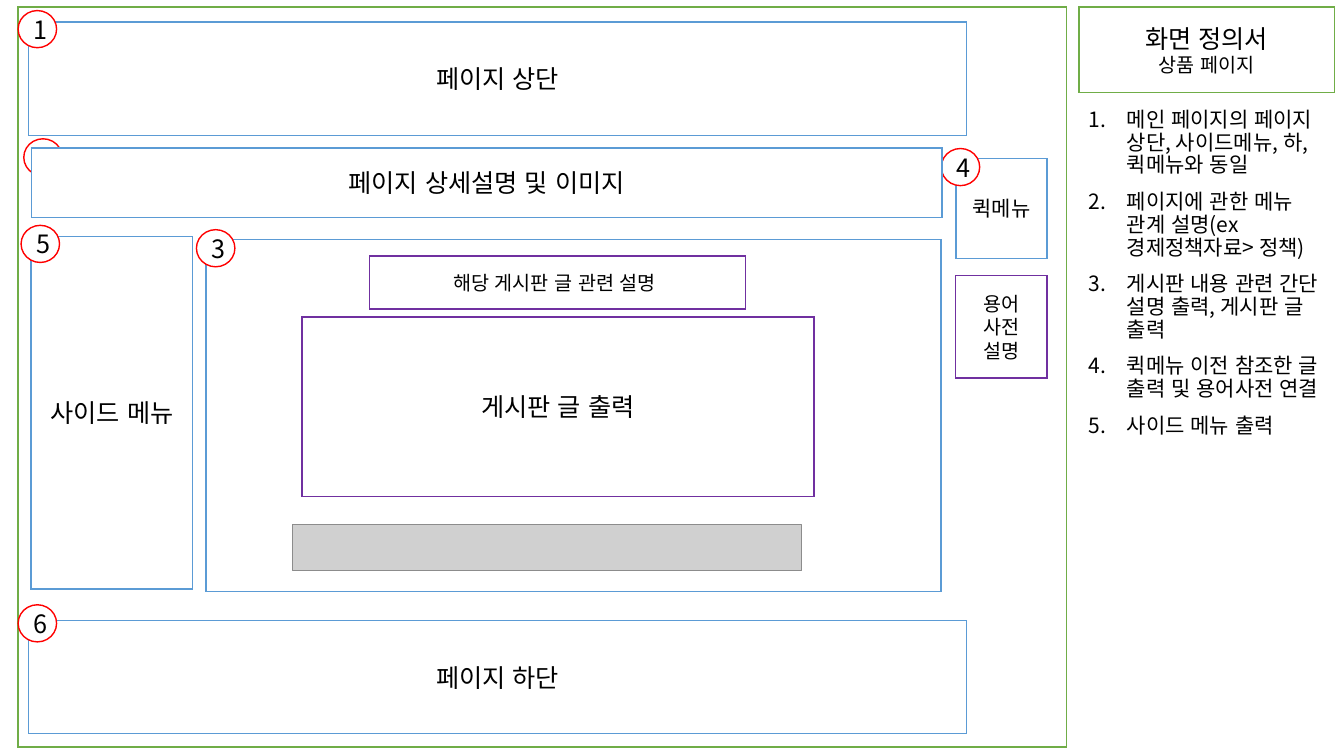
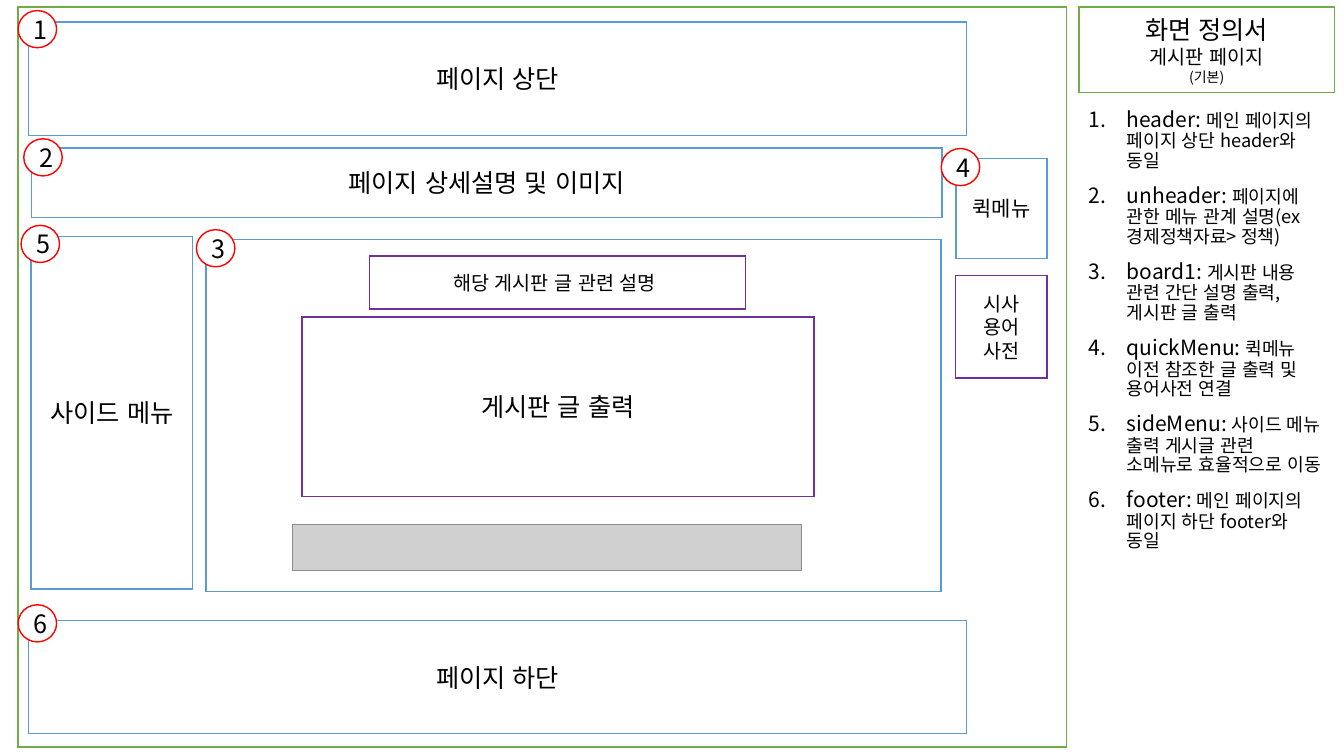
Before and after one commit to JSH970930/renewKDI, a slide deck: slide 4 of 응용SW프로젝트 화면정의서 1조.pptx. Drawn at 1344x756 pixels with LibreOffice and Linux fonts; fonts in the diff are those of the drawing; grey boxes stand for pictures. Boxes give left, top, right and bottom in pixels: in the first picture for what was removed or moved away, otherwise in the second. Text is boxed around its words. In the diff, an @@ line names an element or a change of style, - is before the commit and + after.

```diff
--- a/응용SW프로젝트 화면정의서 1조.pptx
+++ b/응용SW프로젝트 화면정의서 1조.pptx
@@ text in rectangle at box(1150, 47, 1263, 85): text changed @@
-상품 페이지
+게시판 페이지
+(기본)
@@ text at box(1127, 110, 1320, 549): text changed; size 15 to 13 pt @@
-1. 메인 페이지의 페이지 상단, 사이드메뉴, 하, 퀵메뉴와 동일
-2. 페이지에 관한 메뉴 관계 설명(ex 경제정책자료> 정책)
-3. 게시판 내용 관련 간단 설명 출력, 게시판 글 출력
-4. 퀵메뉴 이전 참조한 글 출력 및 용어사전 연결
-5. 사이드 메뉴 출력
+1. header: 메인 페이지의 페이지 상단 header와 동일
+2. unheader: 페이지에 관한 메뉴 관계 설명(ex 경제정책자료> 정책)
+3. board1: 게시판 내용 관련 간단 설명 출력, 게시판 글 출력
+4. quickMenu: 퀵메뉴 이전 참조한 글 출력 및 용어사전 연결
+5. sideMenu: 사이드 메뉴 출력 게시글 관련 소메뉴로 효율적으로 이동
+6. footer: 메인 페이지의 페이지 하단 footer와 동일
@@ text in rectangle at box(983, 294, 1019, 360): text changed @@
-용어 사전 설명
+시사 용어 사전
```
Also in this commit, not shown: 4 other slides changed, 7 slides added, 8 other files.
